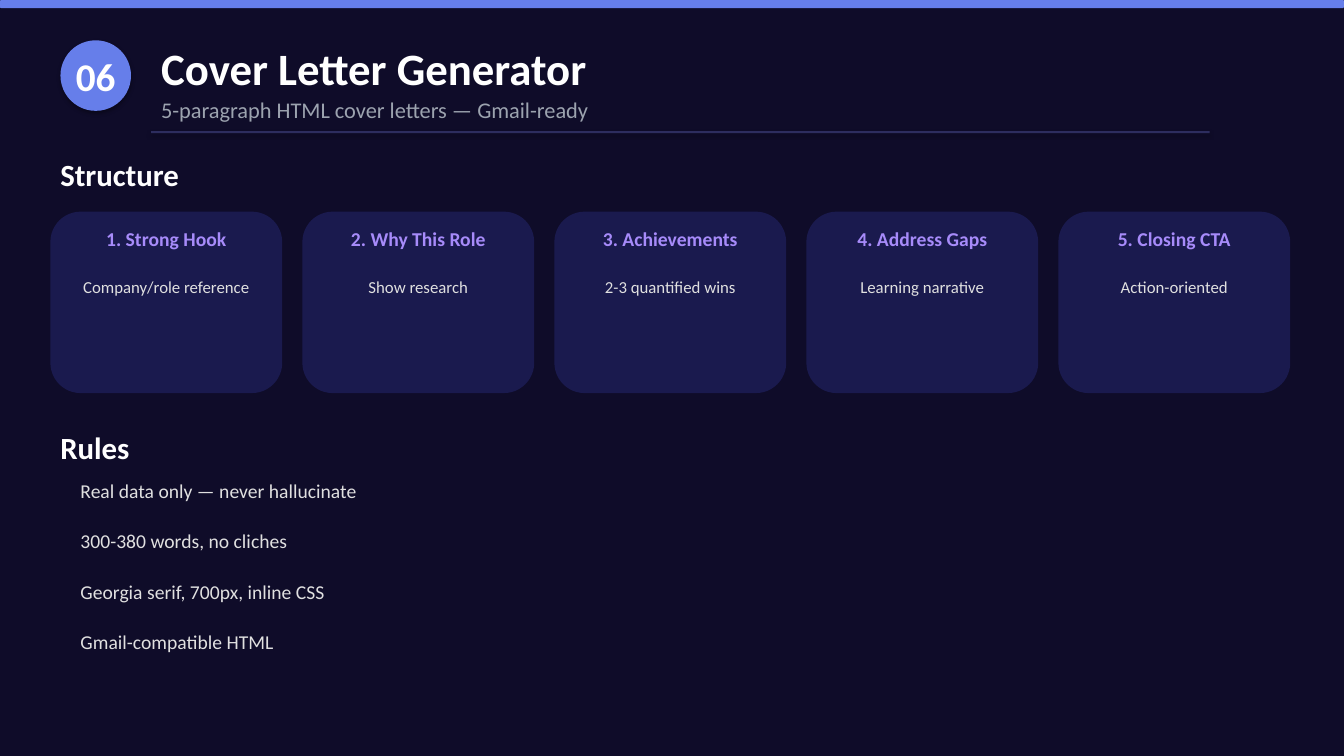
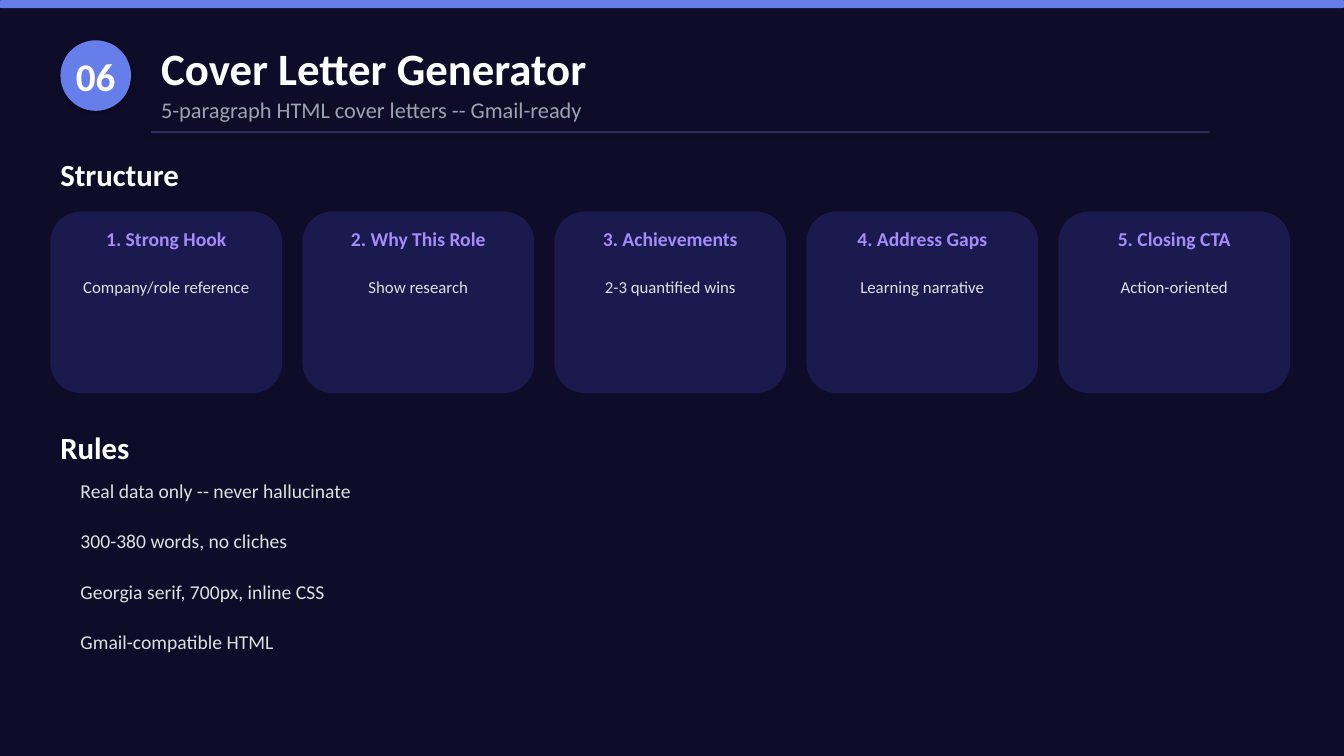
Before and after one commit to nitinkumar30/aiResumeOptimizer, a slide deck: slide 7 of AI_Resume_Optimizer_Presentation.pptx. Drawn at 1344x756 pixels with LibreOffice and Linux fonts; fonts in the diff are those of the drawing. Boxes give left, top, right and bottom in pixels: in the first picture for what was removed or moved away, otherwise in the second. Text is boxed around its words. In the diff, an @@ line names an element or a change of style, - is before the commit and + after.

```diff
--- a/AI_Resume_Optimizer_Presentation.pptx
+++ b/AI_Resume_Optimizer_Presentation.pptx
@@ text at bbox=[161, 102, 582, 122]: text changed @@
-5-paragraph HTML cover letters — Gmail-ready
+5-paragraph HTML cover letters -- Gmail-ready
@@ text at bbox=[80, 484, 350, 501]: text changed @@
-Real data only — never hallucinate
+Real data only -- never hallucinate
```
Also in this commit, not shown: 4 other slides changed, 1 slide added, 1 slide removed, 2 other files.
